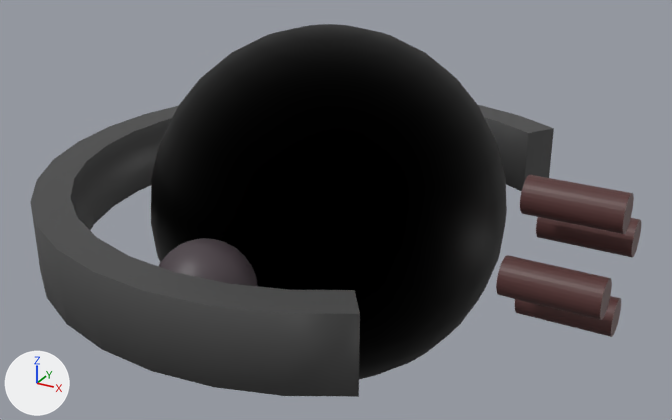
Renders of the Blender file Assets/Prefabs/Enemy/Drone/Drone3/Model/Drone3.blend from each side of a commit.
Both versions are drawn from a 50 mm lens placed at (2.387, -4.254, 2.096), pointed at (0.048, -0.002, -0.03). Arrows for +X, +Y and +Z are at lower left; the lights stay in place.

Objects in the first picture: 'Barret1', 'Barret2', 'Body', 'Joint', 'Wing'.
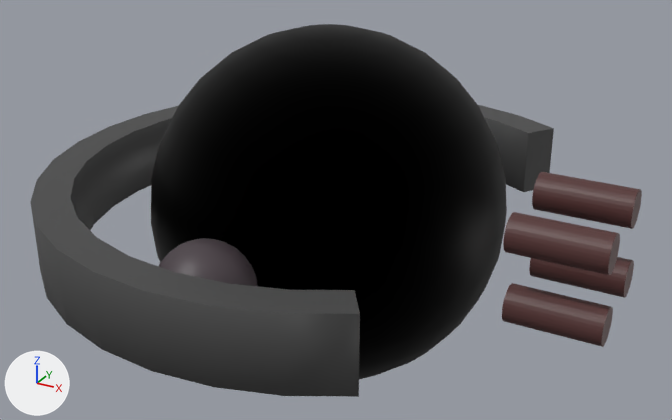
Boxes (x1, y1, x2, y2) around the edits, measured in the pictures (672 x 420 px):
'Barret1', turned: before (496, 217, 641, 320); after (502, 172, 642, 347)
'Barret2', turned: before (515, 175, 634, 337); after (503, 212, 634, 298)

The edits, one by one:
Object 'Barret1' (ob_barret1) turns from (6, 0, 0) to (234, 0, 0) degrees about x, y and z.
Object 'Barret2' (ob_barret2) turns from (6, 0, 0) to (234, 0, 0) degrees about x, y and z.
